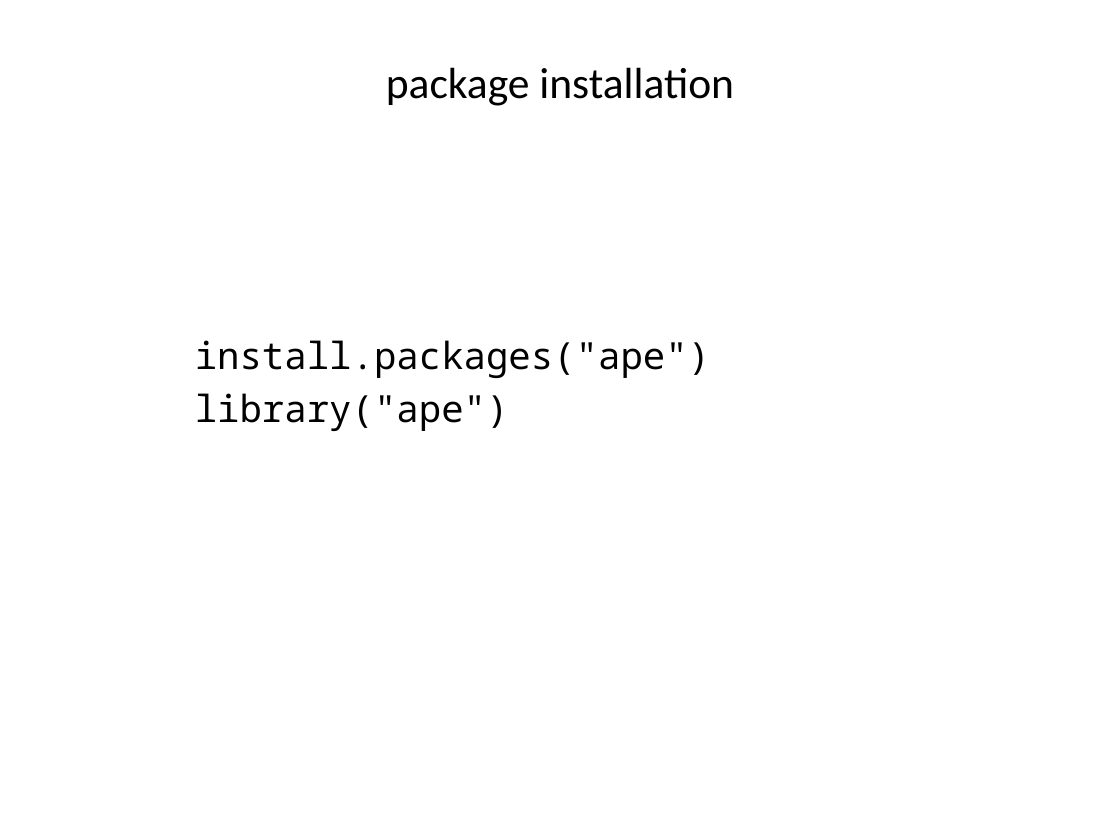
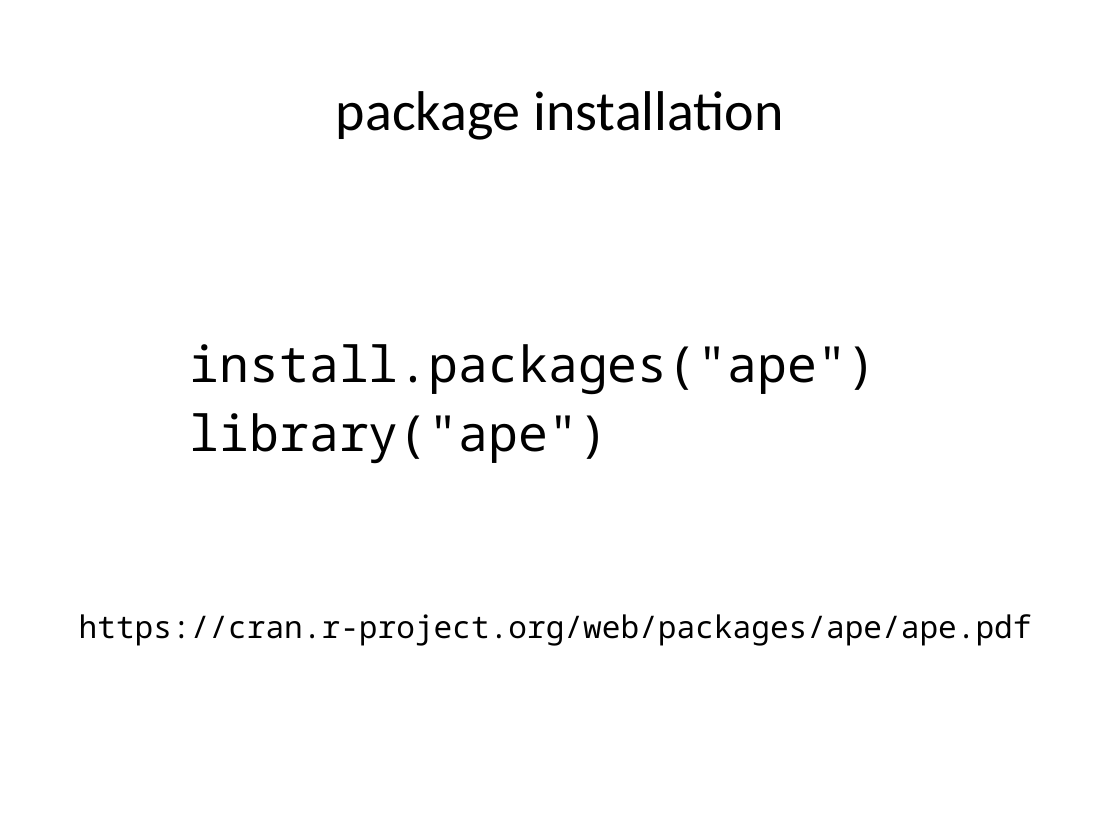
Before and after one commit to liu3zhenlab/teaching, a slide deck: slide 3 of PLPTH813Bioinformatis/2019/labs/lab08_phylogeny.pptx. Drawn at 1120x840 pixels with LibreOffice and Linux fonts; fonts in the diff are those of the drawing. Boxes give left, top, right and bottom in pixels: in the first picture for what was removed or moved away, otherwise in the second. Text is boxed around its words. In the diff, an @@ line names an element or a change of style, - is before the commit and + after.

```diff
--- a/PLPTH813Bioinformatis/2019/labs/lab08_phylogeny.pptx
+++ b/PLPTH813Bioinformatis/2019/labs/lab08_phylogeny.pptx
@@ title "package installation": place and size @@
-title "package installation" at [386, 67, 734, 106]
+title "package installation" at [336, 91, 783, 140]
@@ title "package installation" at [336, 91, 783, 140]: size 28 to 36 pt @@
@@ text "install.packages("ape")" at [190, 344, 877, 464]: size 24 to 32 pt; more space between paragraphs @@
@@ text added at [79, 614, 1032, 646], 20 pt, text #000000 @@
+https://cran.r-project.org/web/packages/ape/ape.pdf
```
Also in this commit, not shown: 17 other slides changed, 4 other files.
